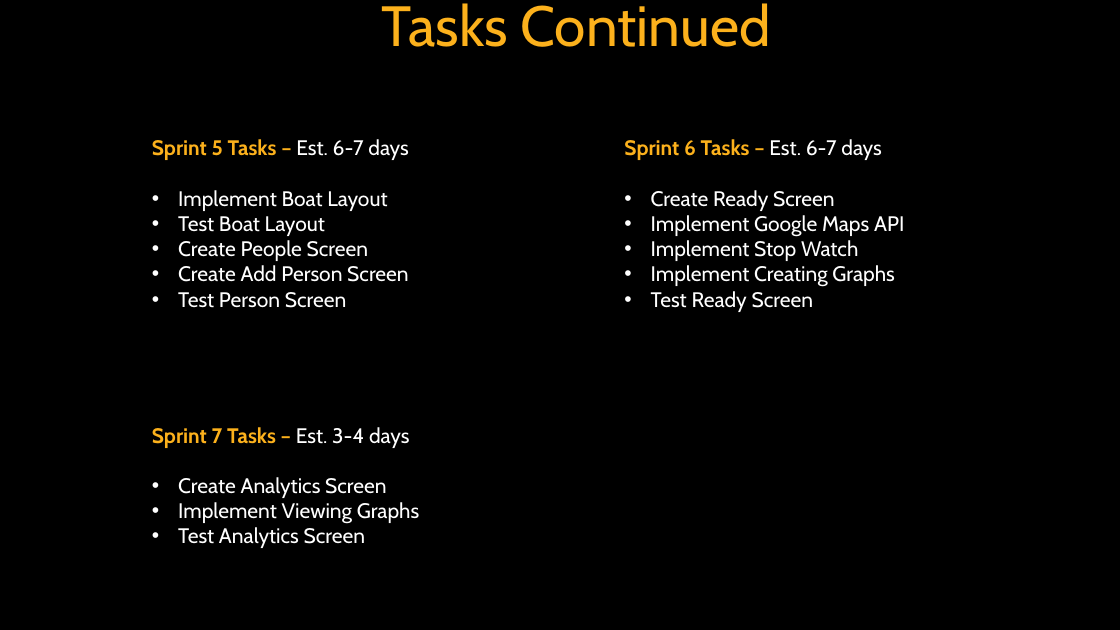
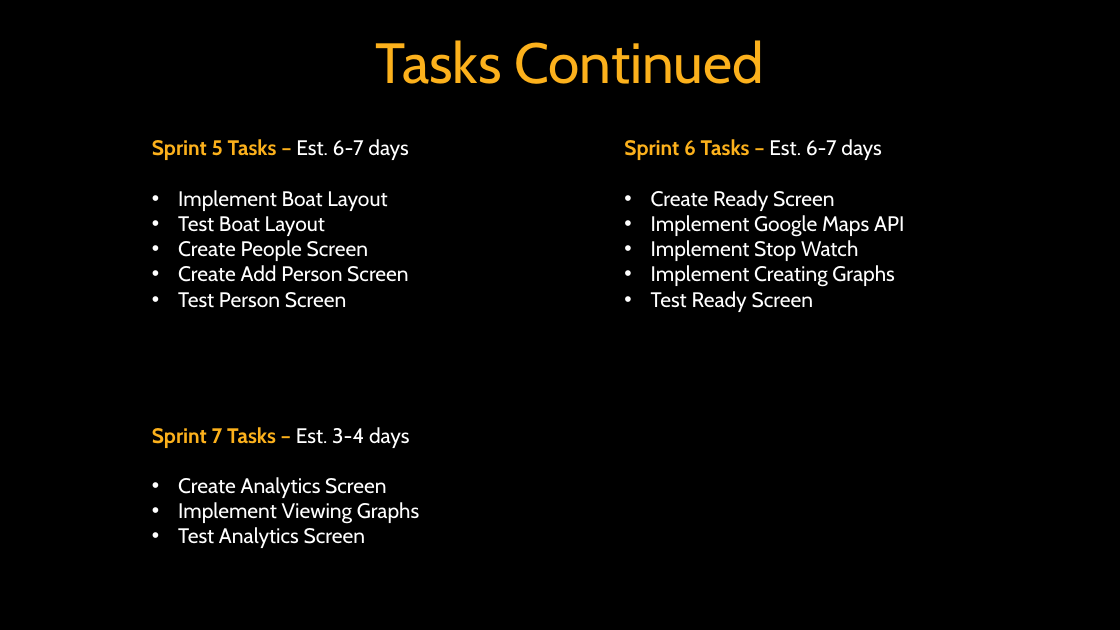
Before and after one commit to AB-Cobb/Capstone, a slide deck: slide 9 of docs/Capstone Presentation.pptx. Drawn at 1120x630 pixels with LibreOffice and Linux fonts; fonts in the diff are those of the drawing; background and template pictures are left out. Boxes give left, top, right and bottom in pixels: in the first picture for what was removed or moved away, otherwise in the second. Text is boxed around its words. In the diff, an @@ line names an element or a change of style, - is before the commit and + after.

```diff
--- a/docs/Capstone Presentation.pptx
+++ b/docs/Capstone Presentation.pptx
@@ title "Tasks Continued": place and size @@
-title "Tasks Continued" at bbox=[382, 3, 771, 47]
+title "Tasks Continued" at bbox=[375, 40, 764, 84]
```
Also in this commit, not shown: 5 other slides changed, 1 slide added, 1 slide removed.
